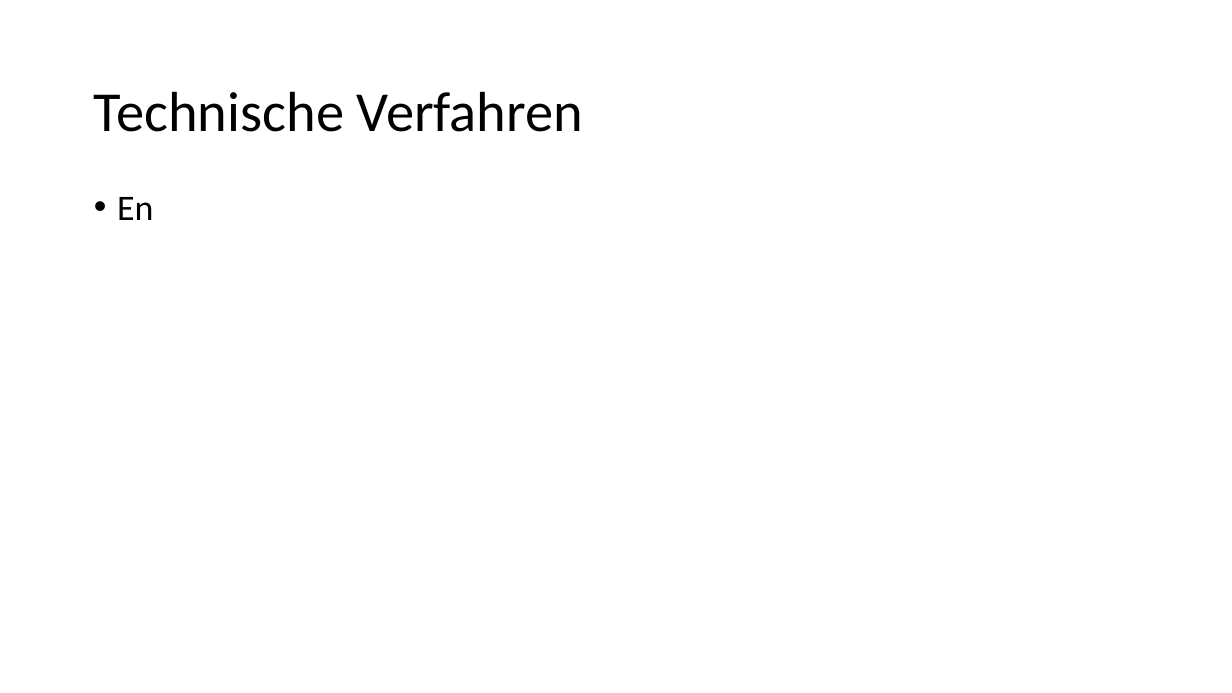
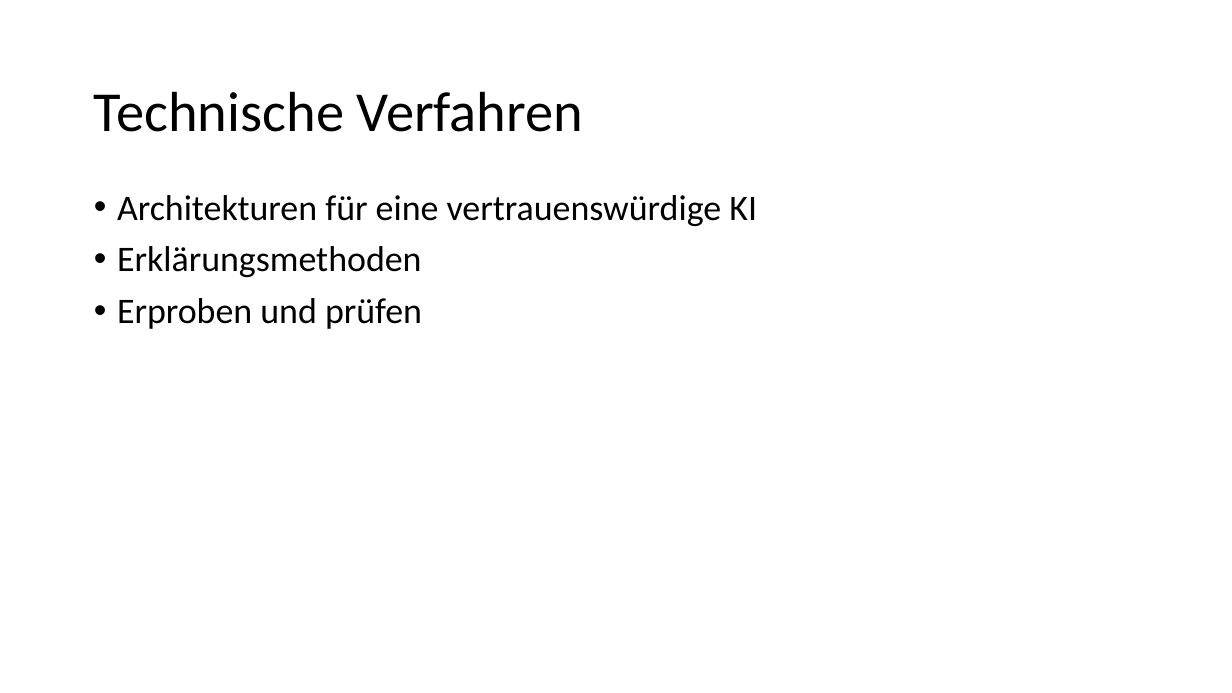
Before and after one commit to bosinoliver/ros-kinect-roboticarm, a slide deck: slide 20 of Kognitive Systeme Vortrag/Ethics in AI.pptx (slide 19 before the commit). Drawn at 1232x693 pixels with LibreOffice and Linux fonts; fonts in the diff are those of the drawing; background and template pictures are left out. Boxes give left, top, right and bottom in pixels: in the first picture for what was removed or moved away, otherwise in the second. Text is boxed around its words. In the diff, an @@ line names an element or a change of style, - is before the commit and + after.

```diff
--- a/Kognitive Systeme Vortrag/Ethics in AI.pptx
+++ b/Kognitive Systeme Vortrag/Ethics in AI.pptx
@@ text at [117, 195, 757, 329]: text changed @@
-• En
+• Architekturen für eine vertrauenswürdige KI
+• Erklärungsmethoden
+• Erproben und prüfen
```
Also in this commit, not shown: 2 other slides changed, 2 slides added, 2 other files.
